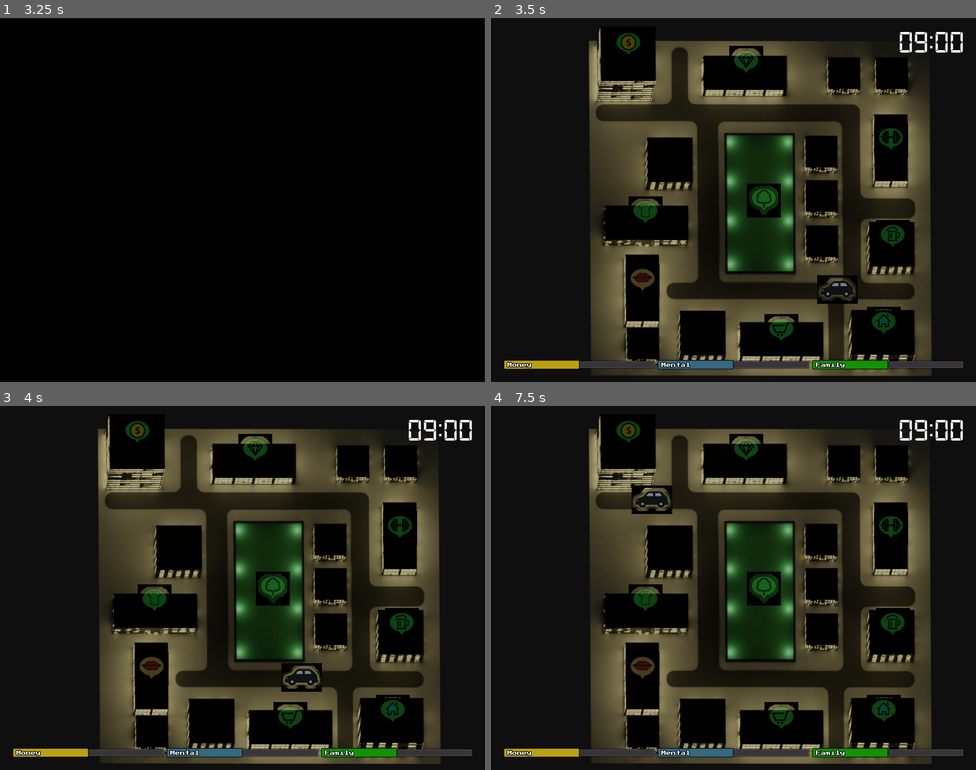
Above: before the commit, frames 1-4 (two rows, left to right).
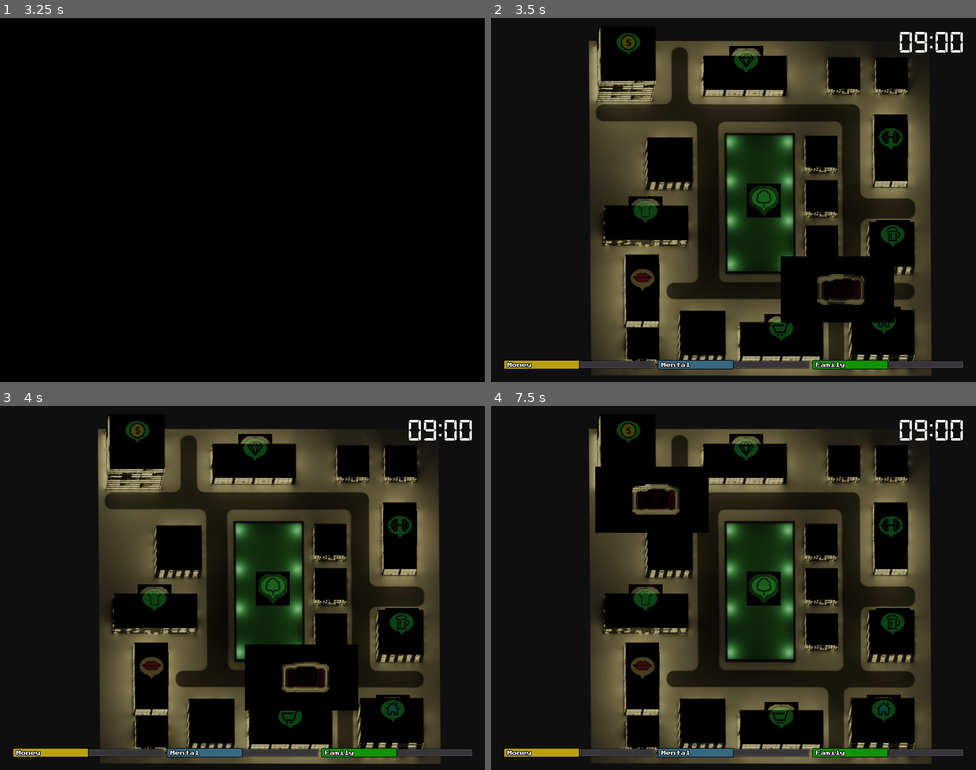
Above: after the commit, the same moments.

Repository: Trizalio/LifeLoop
Game: Godot game, scene res://scenes/main.tscn
The game is run twice, just before and just after one commit, with the same random seed, the same clock (stepped at 60 frames per second) and the same inputs. The engine's default icon, where the game draws it, is replaced by a stand-in: a white triangle on a blue panel in a dark square.
Inputs:
- Up to frame 1 (3.25 s): click "Press any button to start" at 0.5 s; click "Press any button to start" at 1.25 s; tap Enter at 2 s; hold Right (ui_right) 2.03-2.78 s; tap Space at 2.27, 2.75, 3.02 s; hold Down (ui_down) from 2.78 s (still down)
- Up to frame 2 (3.5 s): keep holding Down (ui_down)
- Up to frame 3 (4 s): release Down (ui_down) at 3.53 s; hold Right (ui_right) from 3.53 s (still down)
- Up to frame 4 (7.5 s): release Right (ui_right) at 4.28 s; hold Up (ui_up) 4.28-5.03 s; tap Space at 4.52, 5.27, 6.02 s; hold Left (ui_left) 5.03-6.53 s; hold Down (ui_down) 6.53-7.28 s; hold Right (ui_right) from 7.28 s (still down)

Frame 1 is identical in both runs. In frame 2, 3.0% of the frame differs, in the area x 59-84%, y 65-84%; in frame 3, 3.0%; in frame 4, 3.5%, in the area x 21-45%, y 16-35%.

Commit message:
BALL + new car + epilogues

Diff:
--- a/scenes/city_player.tscn
+++ b/scenes/city_player.tscn
@@ -1,14 +1,14 @@
 [gd_scene load_steps=9 format=2]
 
-[ext_resource path="res://art/car_side.PNG" type="Texture" id=1]
-[ext_resource path="res://art/car_back.PNG" type="Texture" id=2]
-[ext_resource path="res://art/car_front.png" type="Texture" id=3]
+[ext_resource path="res://art/car_right.png" type="Texture" id=1]
+[ext_resource path="res://art/car_top.png" type="Texture" id=2]
+[ext_resource path="res://art/car_bottom.png" type="Texture" id=3]
 [ext_resource path="res://scenes/glow.tres" type="Material" id=4]
 [ext_resource path="res://scenes/city_player.gd" type="Script" id=5]
 
 [sub_resource type="SpriteFrames" id=1]
 animations = [ {
-"frames": [ ExtResource( 3 ) ],
+"frames": [ ExtResource( 2 ) ],
 "loop": true,
 "name": "up",
 "speed": 5.0
@@ -18,7 +18,7 @@
 "name": "side",
 "speed": 5.0
 }, {
-"frames": [ ExtResource( 2 ) ],
+"frames": [ ExtResource( 3 ) ],
 "loop": true,
 "name": "down",
 "speed": 5.0
--- a/scenes/office.tscn
+++ b/scenes/office.tscn
@@ -2,7 +2,7 @@
 
 [ext_resource path="res://art/office/pc.png" type="Texture" id=1]
 [ext_resource path="res://art/office/lamp.png" type="Texture" id=2]
-[ext_resource path="res://art/buildings/coin.png" type="Texture" id=3]
+[ext_resource path="res://art/office/ball.png" type="Texture" id=3]
 [ext_resource path="res://scenes/glow.tres" type="Material" id=4]
 [ext_resource path="res://scenes/office.gd" type="Script" id=5]
 [ext_resource path="res://art/office/office.png" type="Texture" id=6]
@@ -43,6 +43,12 @@
 "_edit_use_anchors_": false
 }
 
+[node name="bars" parent="." instance=ExtResource( 11 )]
+margin_left = 3.66742
+margin_top = -5.33484
+margin_right = 3.66742
+margin_bottom = -5.33484
+
 [node name="Sprite" type="AnimatedSprite" parent="."]
 position = Vector2( -212, -9 )
 frames = SubResource( 1 )
@@ -65,6 +71,10 @@
 scale = Vector2( 0.82437, 0.82437 )
 texture = ExtResource( 1 )
 
+[node name="ball" type="Sprite" parent="items"]
+position = Vector2( 649.361, 324.872 )
+texture = ExtResource( 3 )
+
 [node name="lamp" type="Sprite" parent="items"]
 position = Vector2( 413.526, 130.142 )
 scale = Vector2( 0.826482, 0.826482 )
@@ -75,17 +85,6 @@
 scale = Vector2( 0.844758, 0.959502 )
 texture = ExtResource( 10 )
 
-[node name="ball" type="Sprite" parent="items"]
-visible = false
-position = Vector2( 663.11, 338.879 )
-texture = ExtResource( 3 )
-
 [node name="AudioStreamPlayer" type="AudioStreamPlayer" parent="."]
 stream = ExtResource( 8 )
 autoplay = true
-
-[node name="bars" parent="." instance=ExtResource( 11 )]
-margin_left = 3.66742
-margin_top = -5.33484
-margin_right = 3.66742
-margin_bottom = -5.33484
Binary file added: art/car_bottom.png
Not shown, added: art/car_bottom.png.import
Binary file added: art/car_right.png
Not shown, added: art/car_right.png.import
Binary file added: art/car_top.png
Not shown, added: art/car_top.png.import
Binary file added: art/epilogue_family.png
Binary file added: art/epilogue_mental.png
Binary file added: art/epilogue_money.png
Binary file added: art/office/ball.png
Not shown, added: art/office/ball.png.import
Not shown: 2 places in scenes/city.tscn that only renumber resources
